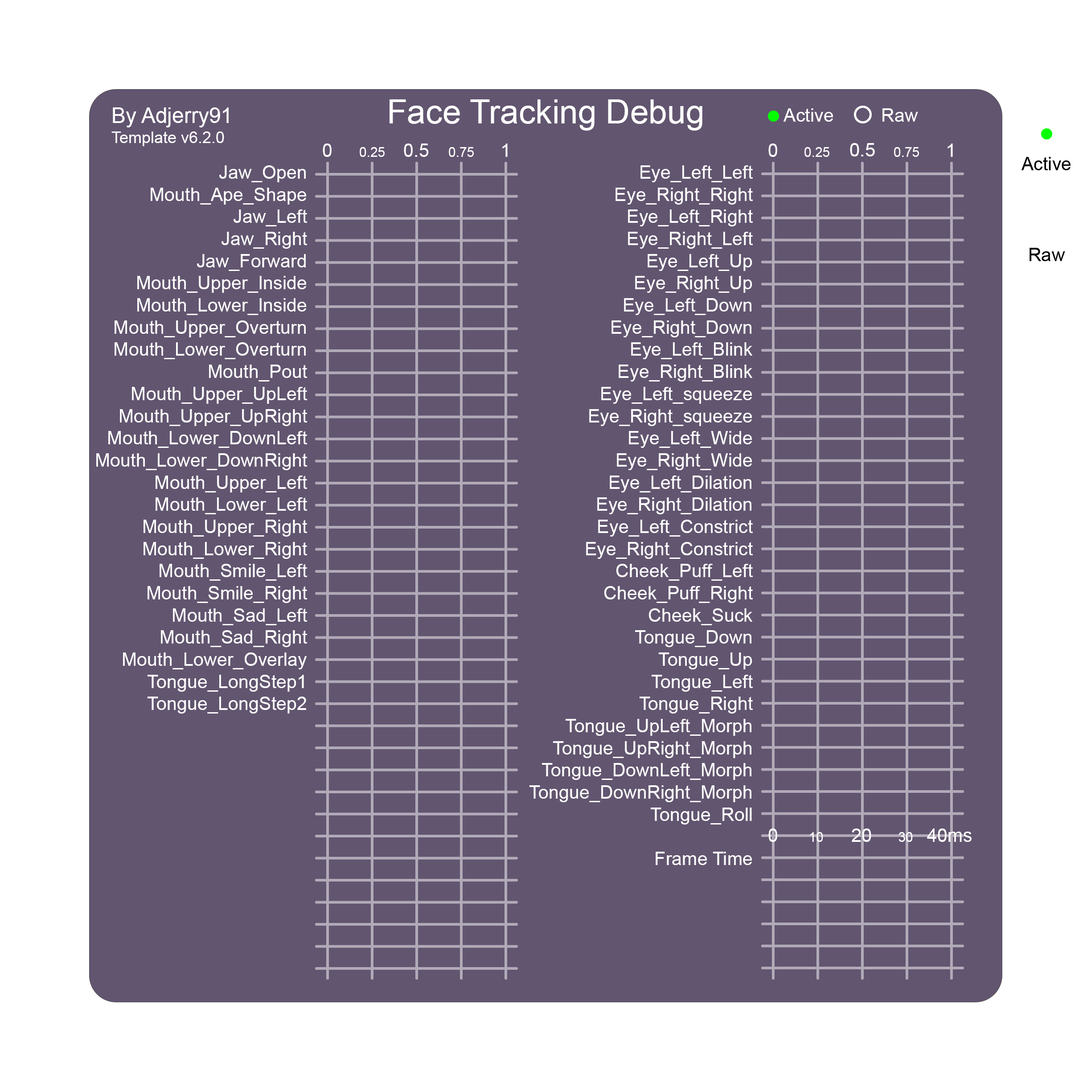
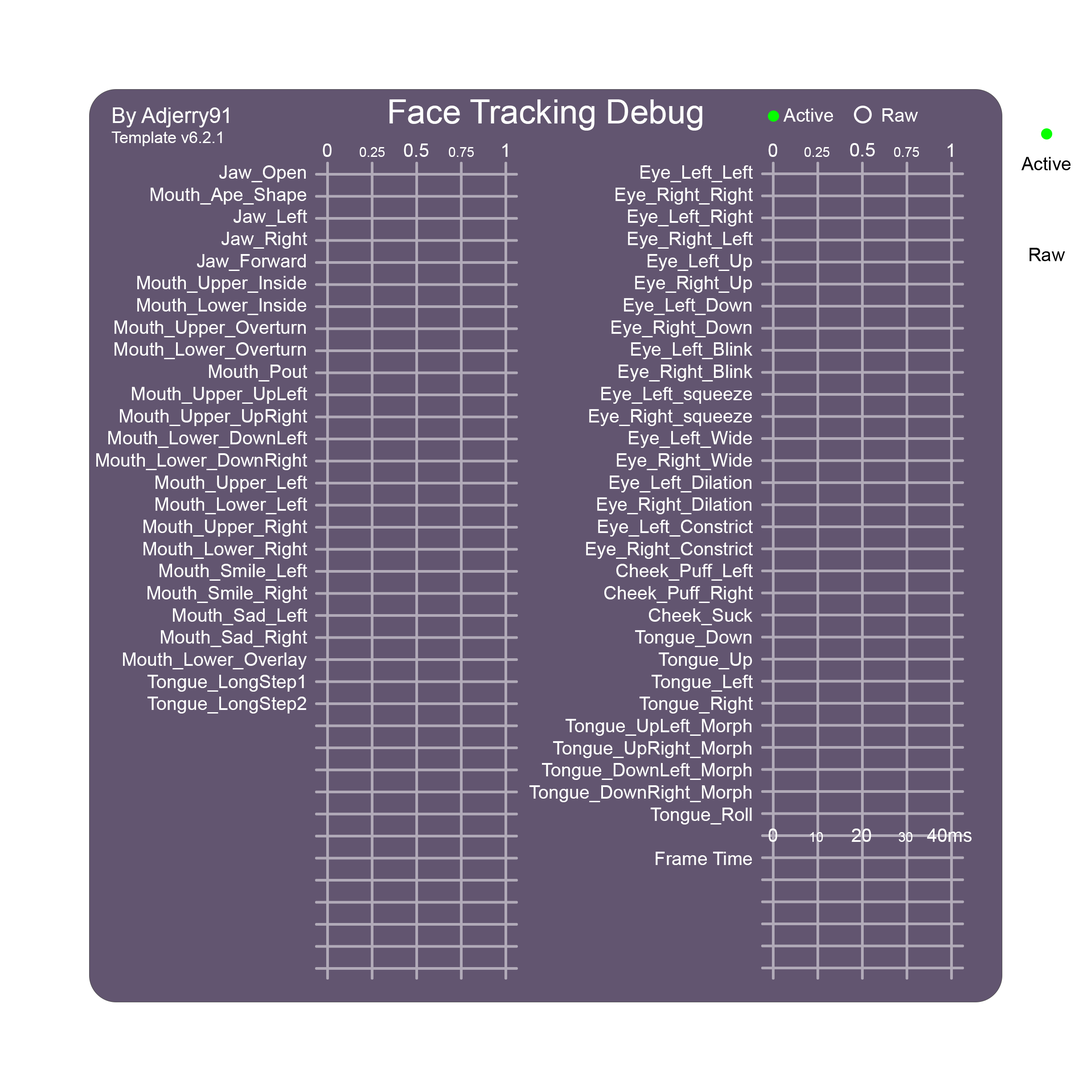
Two versions of the same layered image (1091x1091). Layer-by-layer changes:
painted on "Template Version" over [left=216, top=131, right=225, bottom=144]
